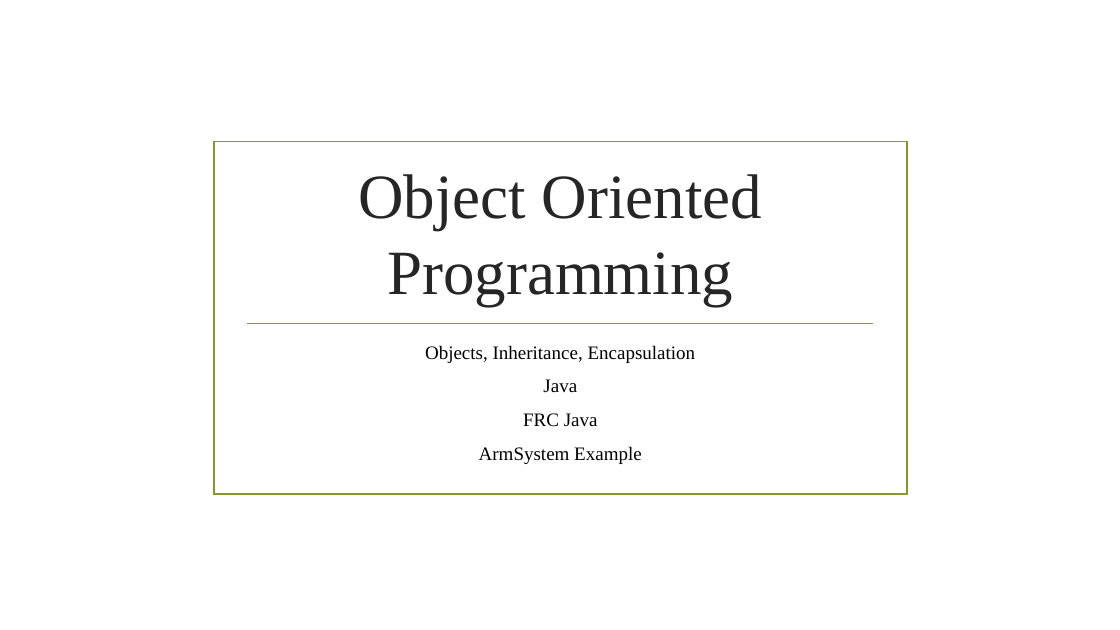
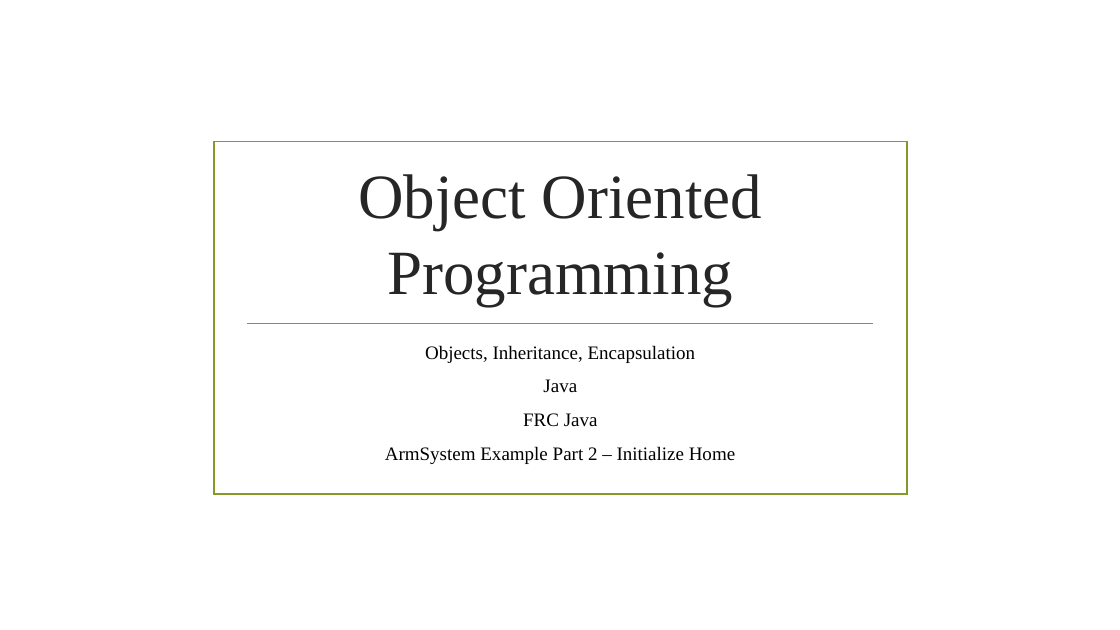
Before and after one commit to 4662FRCRobotics/Training, a slide deck: slide 1 of Object Oriented Programming FRC Context ArmSystem P2.pptx. Drawn at 1120x630 pixels with LibreOffice and Linux fonts; fonts in the diff are those of the drawing; background and template pictures are left out. Boxes give left, top, right and bottom in pixels: in the first picture for what was removed or moved away, otherwise in the second. Text is boxed around its words. In the diff, an @@ line names an element or a change of style, - is before the commit and + after.

Commit message:
Add eclipse presentations
eclipse screen shots presentations
ArmSystem p2 initialize example

```diff
--- a/Object Oriented Programming FRC Context ArmSystem P2.pptx
+++ b/Object Oriented Programming FRC Context ArmSystem P2.pptx
@@ subtitle at (385, 446, 735, 464): text changed @@
-ArmSystem Example
+ArmSystem Example Part 2 – Initialize Home
```
Also in this commit, not shown: 3 other slides changed, 4 slides added, 3 slides removed, 4 other files.
